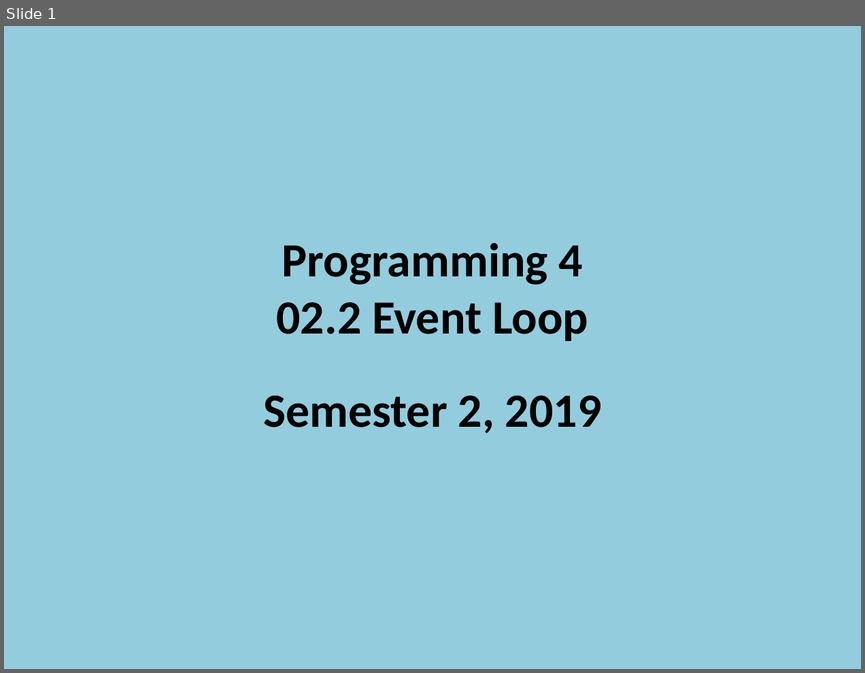
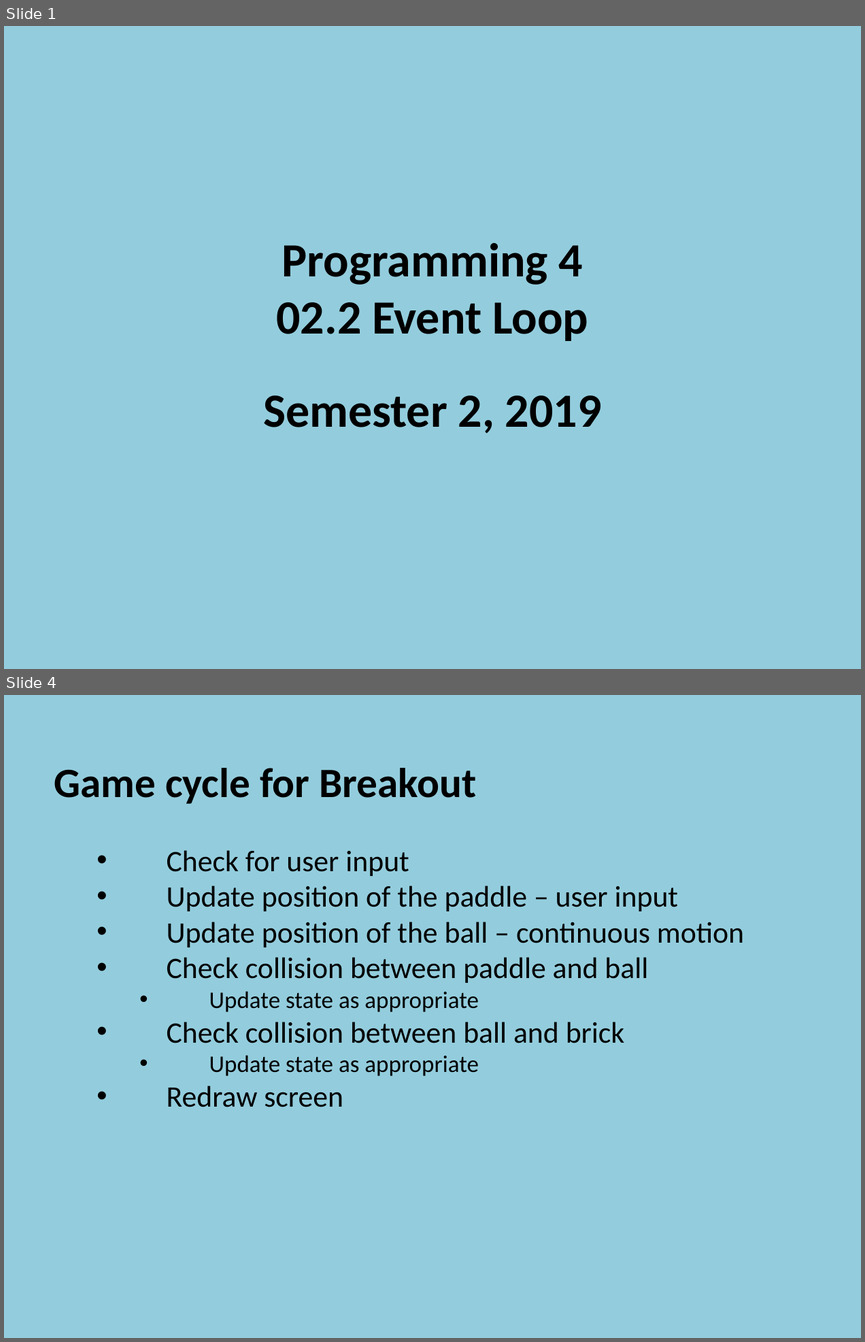
Before and after one commit to szetko/course-materials, a slide deck: Programming 4/02.2 Event Loops/02.2 Event Loops.pptx. Shown one above the other, each under a label of ours: slide 1 before the commit, slides 1 and 4 after it; the slides between them are not shown. The pictures are 865x673 and 865x1342 pixels, drawn with LibreOffice and Linux fonts; fonts in the diff are those of the drawing. Boxes give left, top, right and bottom in pixels: in the first picture for what was removed or moved away, otherwise in the second. Text is boxed around its words. In the diff, an @@ line names an element or a change of style, - is before the commit and + after.

```diff
--- a/Programming 4/02.2 Event Loops/02.2 Event Loops.pptx
+++ b/Programming 4/02.2 Event Loops/02.2 Event Loops.pptx
@@ slide 4 added at <box>4,695,861,1338</box>, background #93CDDD @@
@@ text added at <box>54,768,744,1107</box>, 25 pt, text #000000 @@
+  Game cycle for Breakout
+    • Check for user input
+    • Update position of the paddle – user input
+    • Update position of the ball – continuous motion
+    • Check collision between paddle and ball
+      • Update state as appropriate
+    • Check collision between ball and brick
+      • Update state as appropriate
+    • Redraw screen
```
Also in this commit, not shown: 4 slides changed, 17 other slides added, 21 slides removed, 2 other files.
